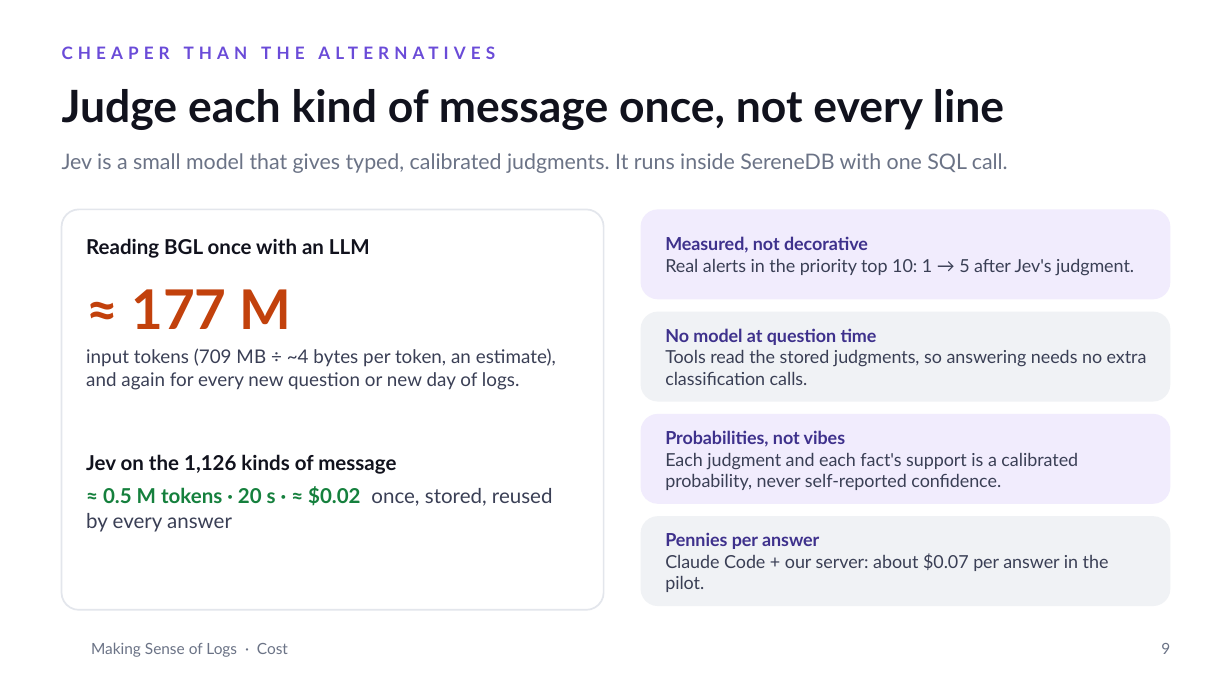
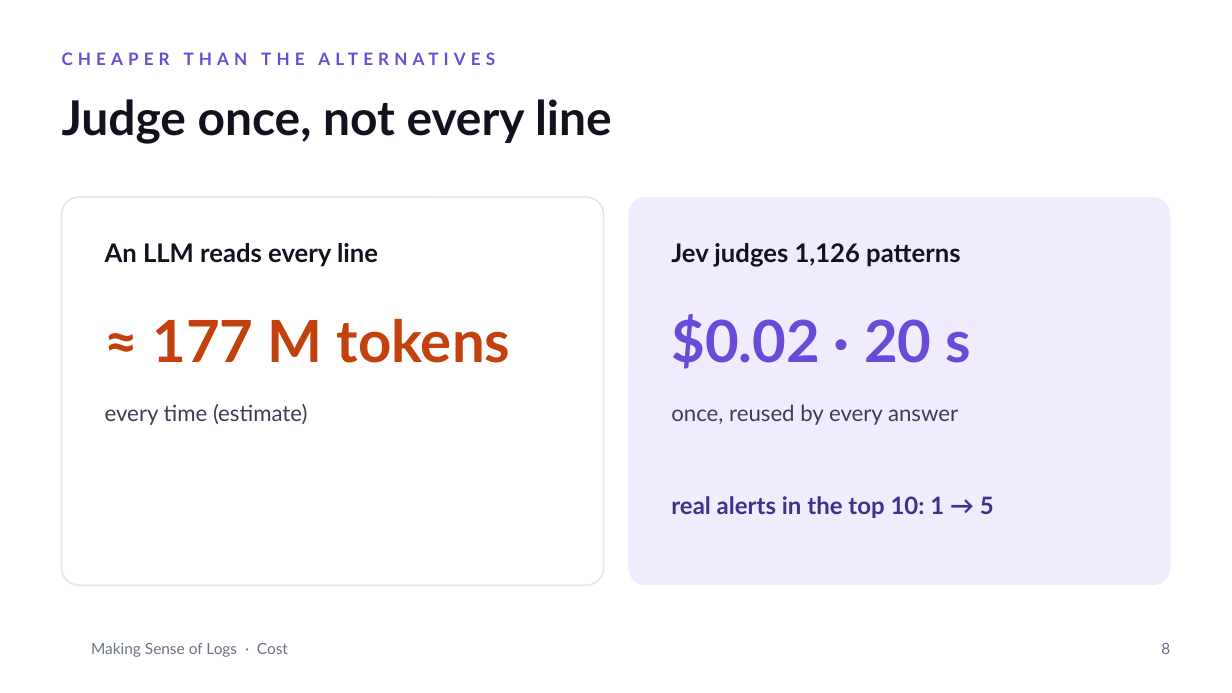
Before and after one commit to aircode610/making-sense-of-logs-schubki-ai-hackathon, a slide deck: slide 8 of docs/slides/making-sense-of-logs.pptx (slide 9 before the commit). Drawn at 1232x693 pixels with LibreOffice and Linux fonts; fonts in the diff are those of the drawing; background and template pictures are left out. Boxes give left, top, right and bottom in pixels: in the first picture for what was removed or moved away, otherwise in the second. Text is boxed around its words. In the diff, an @@ line names an element or a change of style, - is before the commit and + after.

```diff
--- a/docs/slides/making-sense-of-logs.pptx
+++ b/docs/slides/making-sense-of-logs.pptx
@@ text "CHEAPER THAN THE ALTERNATIVES": place and size @@
-text "CHEAPER THAN THE ALTERNATIVES" at (62,37,1170,68)
+text "CHEAPER THAN THE ALTERNATIVES" at (62,43,1170,74)
@@ text at (62,99,612,144): text changed; size 26 to 28 pt @@
-Judge each kind of message once, not every line
+Judge once, not every line
@@ text removed at (62,153,1008,173) @@
-Jev is a small model that gives typed, calibrated judgments. It runs inside SereneDB with one SQL call.
@@ rounded rectangle: place and size @@
-rounded rectangle at (62,209,604,610)
+rounded rectangle at (62,197,604,585)
@@ rounded rectangle at (62,197,604,585): proportions changed @@
@@ rounded rectangle at (628,197,1170,585): proportions changed @@
@@ rounded rectangle: place and size @@
-rounded rectangle at (641,414,1170,504)
+rounded rectangle at (628,197,1170,585)
@@ rounded rectangle removed at (641,209,1170,299) @@
@@ text at (105,243,378,267): text changed; size 12 to 15 pt @@
-Reading BGL once with an LLM
+An LLM reads every line
@@ text at (671,243,960,267): text changed; size 12 to 15 pt @@
-Jev on the 1,126 kinds of message
+Jev judges 1,126 patterns
@@ text "$0.02 · 20 s" at (671,314,971,369): vertical alignment top to middle @@
@@ text at (152,318,511,363): text changed; size 32 to 34 pt @@
-≈ 177 M
+≈ 177 M tokens
@@ rounded rectangle removed at (641,312,1170,402) @@
@@ text removed at (665,328,1147,385) @@
-No model at question time
-Tools read the stored judgments, so answering needs no extra classification calls.
@@ text at (671,314,971,369): text changed; size 12 to 34 pt; text colour #3A3F55 to #6A4BD8; bold on @@
-≈ 0.5 M tokens · 20 s · ≈ $0.02 once, stored, reused by every answer
+$0.02 · 20 s
@@ text removed at (86,348,556,390) @@
-input tokens (709 MB ÷ ~4 bytes per token, an estimate), and again for every new question or new day of logs.
@@ text added at (105,404,307,425), 13 pt, text #3A3F55 @@
+every time (estimate)
@@ text added at (671,404,958,425), 13 pt, text #3A3F55 @@
+once, reused by every answer
@@ text removed at (665,430,1078,490) @@
-Probabilities, not vibes
-Each judgment and each fact's support is a calibrated probability, never self-reported confidence.
@@ text at (671,496,994,518): text changed; size 10.5 to 14 pt; text colour #3A3F55 to #3E318C; bold on @@
-Measured, not decorative
-Real alerts in the priority top 10: 1 → 5 after Jev's judgment.
+real alerts in the top 10: 1 → 5
@@ rounded rectangle removed at (641,516,1170,606) @@
@@ text removed at (665,532,1109,592) @@
-Pennies per answer
-Claude Code + our server: about $0.07 per answer in the pilot.
@@ text at (1161,643,1170,654): text changed @@
-9
+8
```
Also in this commit, not shown: 12 other slides changed, 4 slides added, 6 slides removed, 2 other files.
